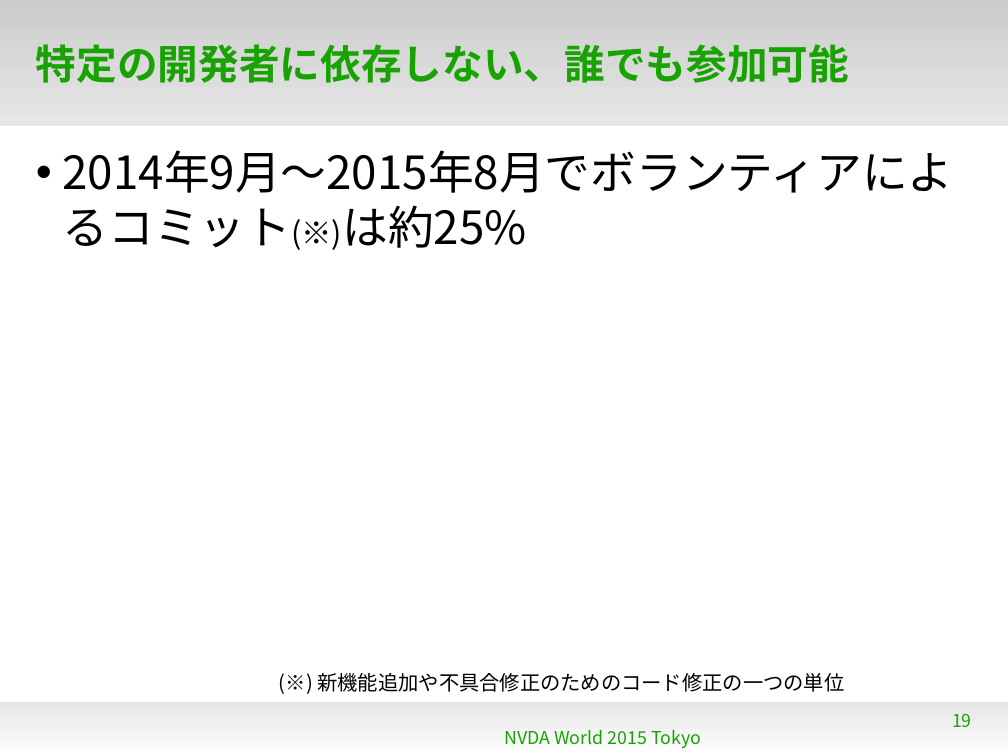
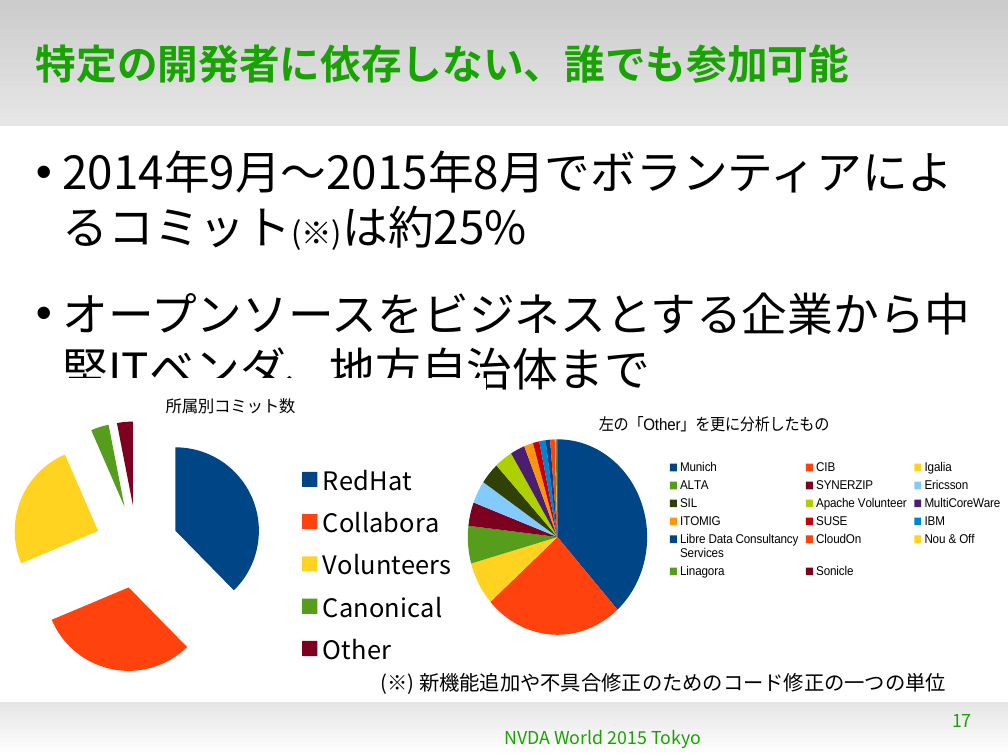
Before and after one commit to naruoga/KantoLibreOffice, a slide deck: slide 17 of others/NVDAworld2015.odp (slide 19 before the commit). Drawn at 1008x756 pixels with LibreOffice and Linux fonts; fonts in the diff are those of the drawing; background and template pictures are left out. Boxes give left, top, right and bottom in pixels: in the first picture for what was removed or moved away, otherwise in the second. Text is boxed around its words. In the diff, an @@ line names an element or a change of style, - is before the commit and + after.

```diff
--- a/others/NVDAworld2015.odp
+++ b/others/NVDAworld2015.odp
@@ text at box(63, 292, 971, 390): paragraph added @@
+• オープンソースをビジネスとする企業から中堅ITベンダ、地方自治体まで
@@ pie chart added at box(0, 378, 486, 679) @@
+title "所属別コミット数"
+categories: RedHat, Collabora, Volunteers, Canonical, Other
+Series 1: 38, 31, 25, 3, 3
@@ pie chart added at box(468, 397, 1005, 642) @@
+title "左の「Other」を更に分析したもの"
+categories: Munich, CIB, Igalia, ALTA, SYNERZIP, Ericsson, SIL, Apache Volunteer, MultiCoreWare, ITOMIG, SUSE, IBM, Libre Data Consultancy Services, CloudOn, Nou & Off, Linagora, Sonicle
+Series 1: 38, 25, 7, 6, 4, 4, 4, 3, 3, 2, 1, 1, 1, 1, 0, 0, 0
@@ text "(※) 新機能追加や不具合修正のためのコード修正の一つの単位" at box(419, 673, 946, 692): alignment left to right @@
@@ page number at box(952, 714, 972, 727): text changed @@
-19
+17
```
Also in this commit, not shown: 12 other slides changed, 15 slides added, 2 slides removed.
